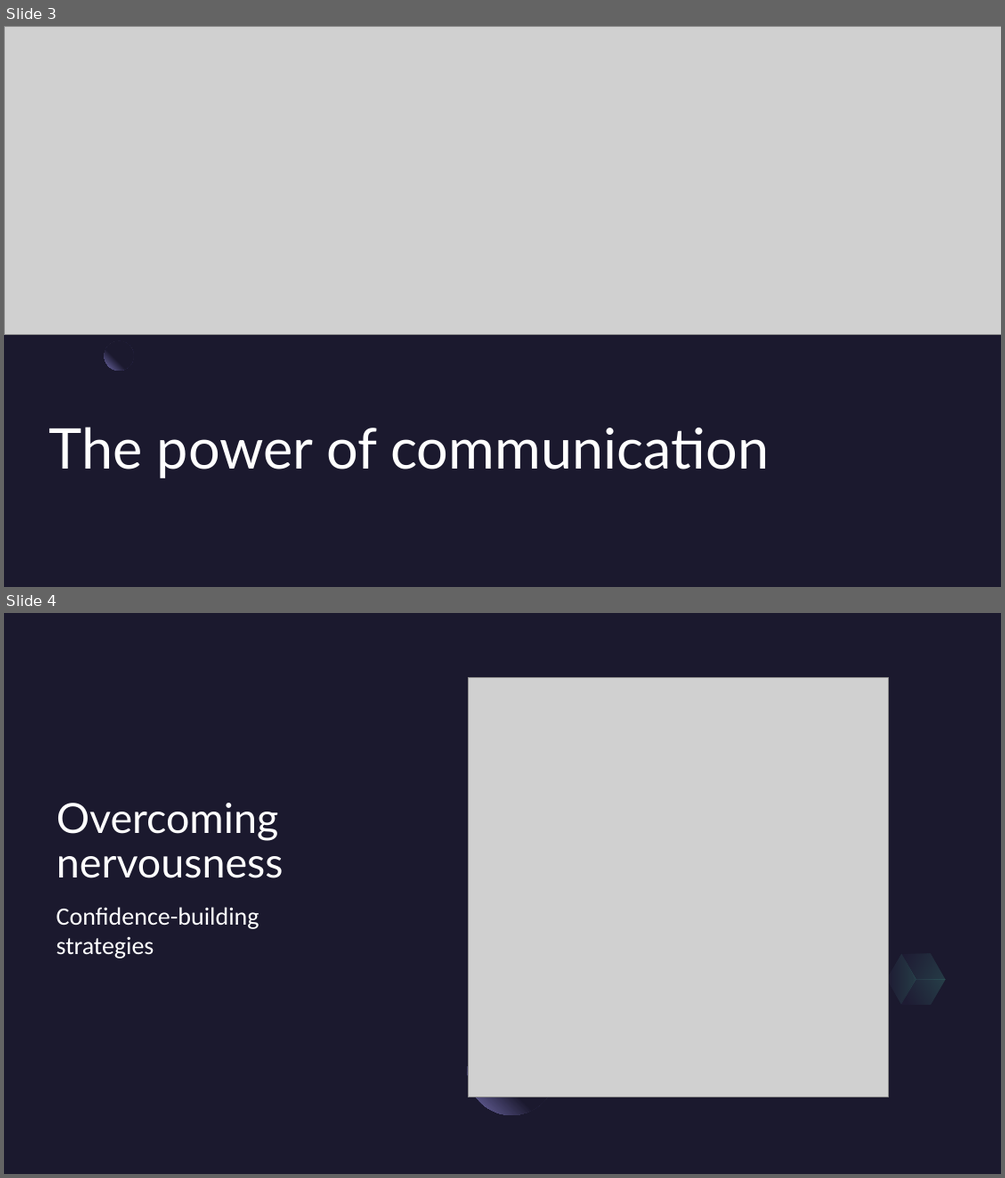
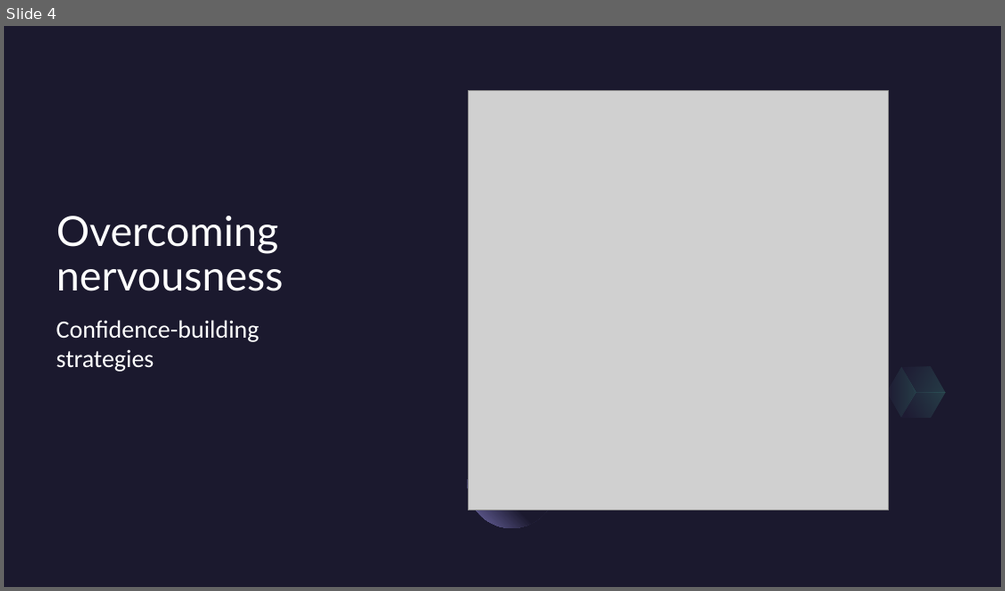
Before and after one commit to yasenstar/ontology, a slide deck: ontology-practice.pptx. Shown one above the other, each under a label of ours: slides 3 and 4 before the commit, slide 4 after it. The pictures are 1005x1178 and 1005x591 pixels, drawn with LibreOffice and Linux fonts; fonts in the diff are those of the drawing; grey boxes stand for pictures. Boxes give left, top, right and bottom in pixels: in the first picture for what was removed or moved away, otherwise in the second. Text is boxed around its words. In the diff, an @@ line names an element or a change of style, - is before the commit and + after.

```diff
--- a/ontology-practice.pptx
+++ b/ontology-practice.pptx
@@ slide 3 removed at (4, 26, 1001, 587), background #1B192E @@
@@ picture removed at (4, 27, 1001, 335) @@
@@ ellipse removed at (105, 341, 133, 370) @@
@@ title removed at (49, 426, 769, 478) @@
-The power of communication
```
Also in this commit, not shown: 2 slides added, 1 other slide removed, 3 other files.
